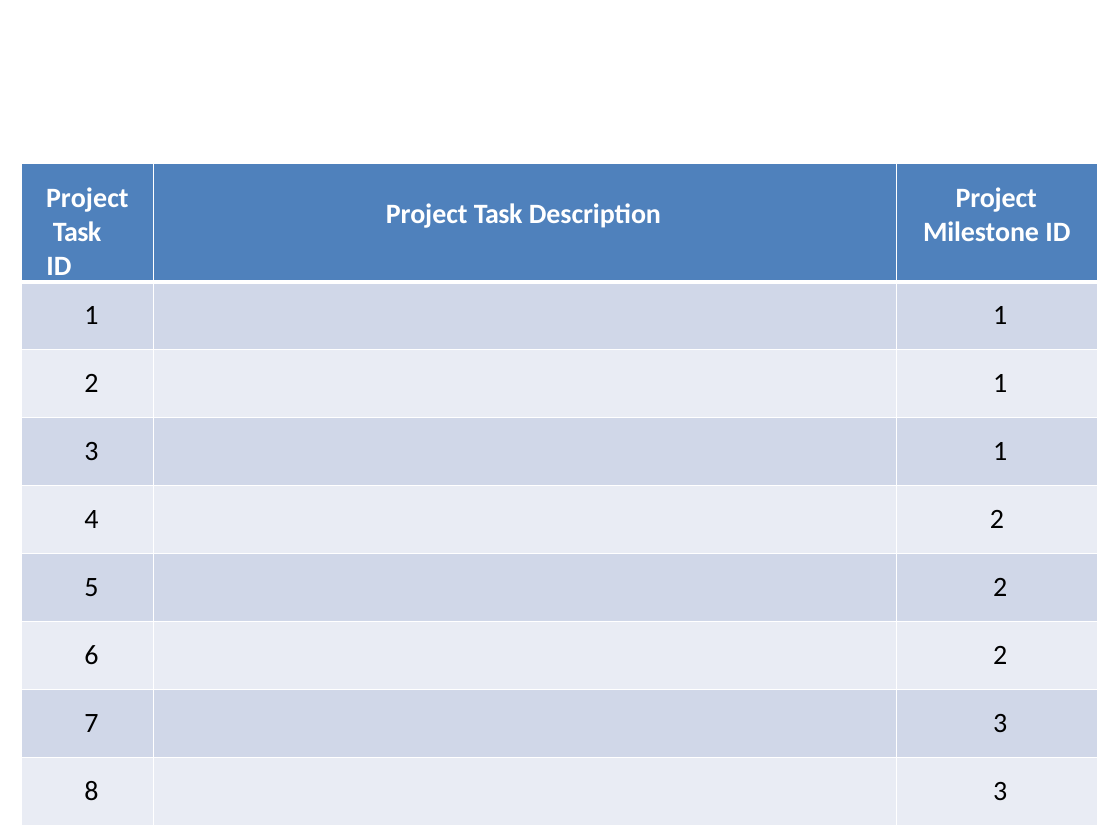
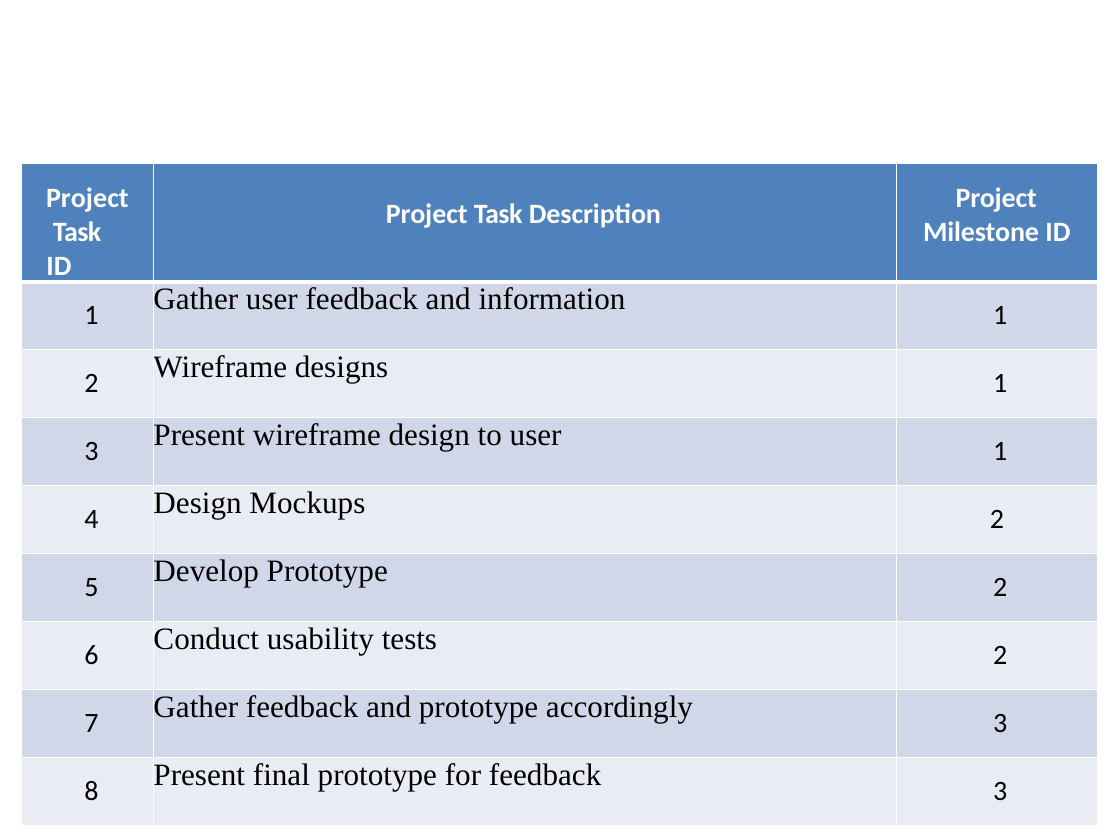
Before and after one commit to UmarKasan/NICF-UI-Frameworks-SubAssign, a slide deck: slide 17 of AC_WD_M3_UI_Frameworks_ITSF_Project_Presentation_V3.pptx. Drawn at 1120x840 pixels with LibreOffice and Linux fonts; fonts in the diff are those of the drawing; background and template pictures are left out. Boxes give left, top, right and bottom in pixels: in the first picture for what was removed or moved away, otherwise in the second. Text is boxed around its words. In the diff, an @@ line names an element or a change of style, - is before the commit and + after.

```diff
--- a/AC_WD_M3_UI_Frameworks_ITSF_Project_Presentation_V3.pptx
+++ b/AC_WD_M3_UI_Frameworks_ITSF_Project_Presentation_V3.pptx
@@ table at (21, 164, 1096, 812) @@
-row 2, column 2: 
+row 2, column 2: Gather user feedback and information
-row 3, column 2: 
+row 3, column 2: Wireframe designs
-row 4, column 2: 
+row 4, column 2: Present wireframe design to user
-row 5, column 2: 
+row 5, column 2: Design Mockups
-row 6, column 2: 
+row 6, column 2: Develop Prototype
-row 7, column 2: 
+row 7, column 2: Conduct usability tests
-row 8, column 2: 
+row 8, column 2: Gather feedback and prototype accordingly
-row 9, column 2: 
+row 9, column 2: Present final prototype for feedback
```
Also in this commit, not shown: 8 other slides changed, 1 slide added, 2 slides removed, 3 other files.
